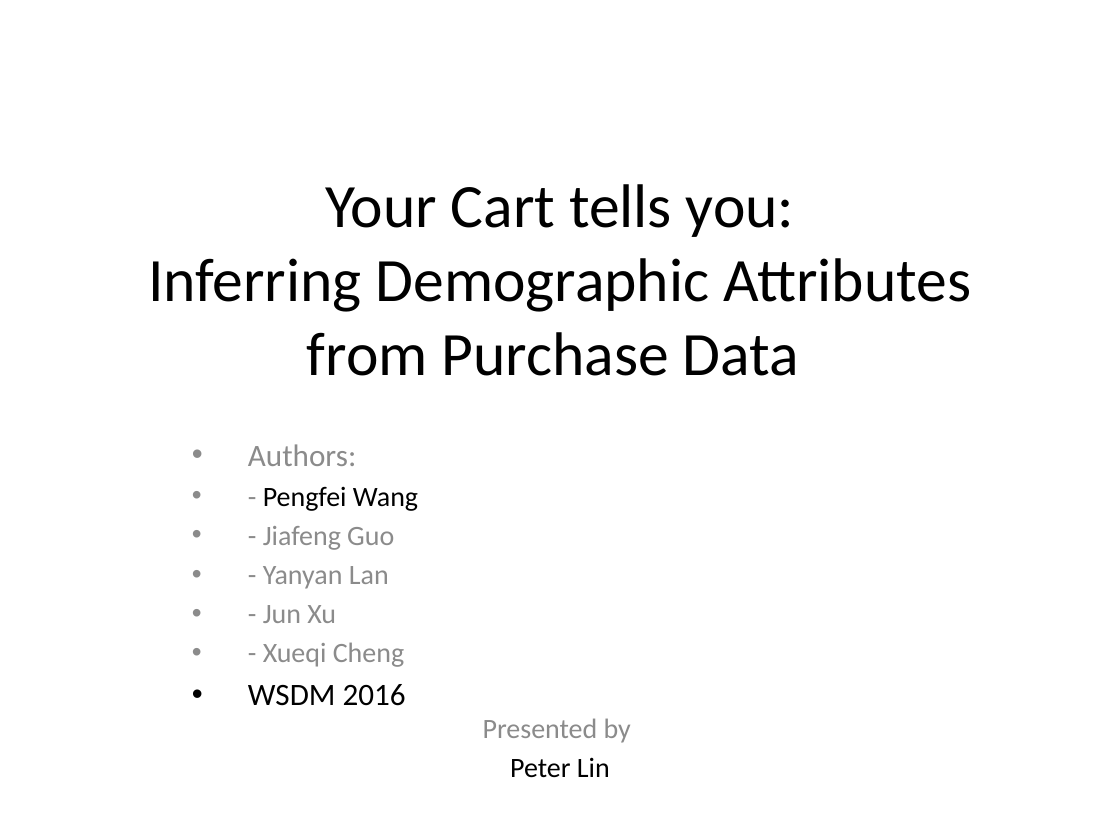
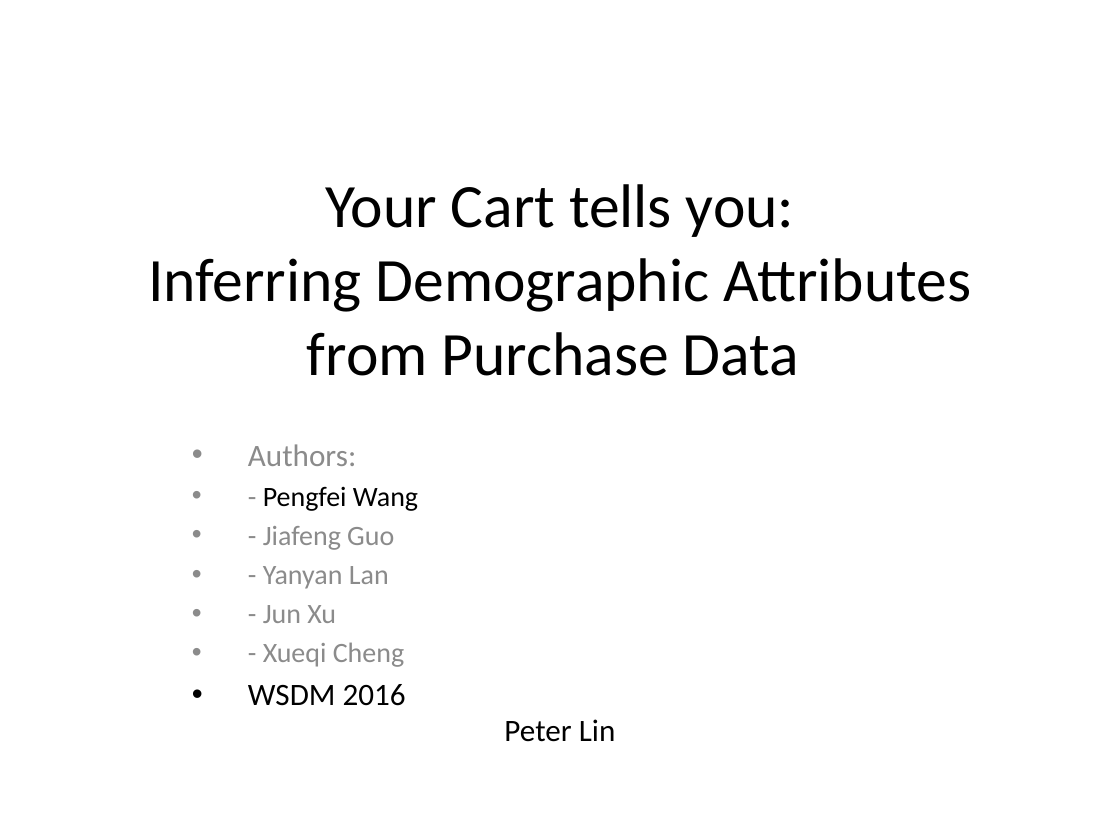
Before and after one commit to ChunChenLin/Paper_Reading, a slide deck: slide 1 of presentations/0317.pptx. Drawn at 1120x840 pixels with LibreOffice and Linux fonts; fonts in the diff are those of the drawing. Boxes give left, top, right and bottom in pixels: in the first picture for what was removed or moved away, otherwise in the second. Text is boxed around its words. In the diff, an @@ line names an element or a change of style, - is before the commit and + after.

```diff
--- a/presentations/0317.pptx
+++ b/presentations/0317.pptx
@@ subtitle "Peter Lin" at [504,719,616,742]: size 18 to 20 pt @@
@@ subtitle at [483,718,631,743]: paragraph removed @@
-Presented by
```
Also in this commit, not shown: 4 other slides changed, 2 slides added, 1 slide removed.
